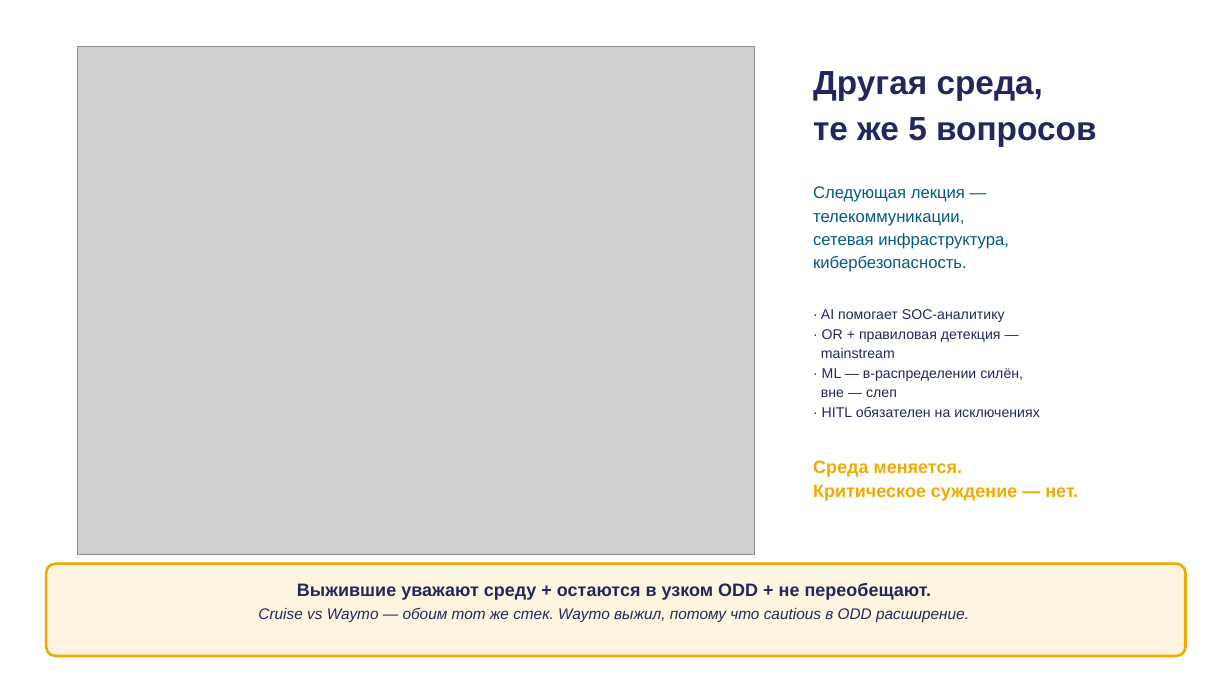
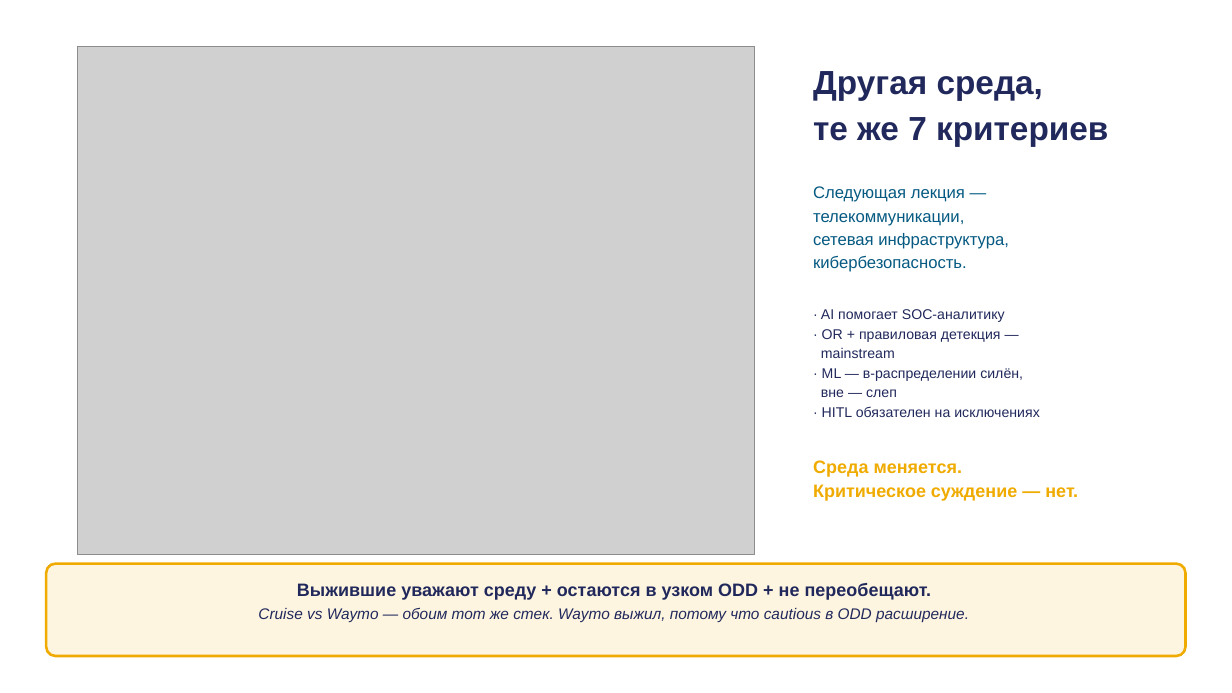
Before and after one commit to tellina-study/AI-usage-lessons, a slide deck: slide 41 of library/lectures/lec-13/rendered/lec-13.pptx. Drawn at 1232x693 pixels with LibreOffice and Linux fonts; fonts in the diff are those of the drawing; grey boxes stand for pictures. Boxes give left, top, right and bottom in pixels: in the first picture for what was removed or moved away, otherwise in the second. Text is boxed around its words. In the diff, an @@ line names an element or a change of style, - is before the commit and + after.

```diff
--- a/library/lectures/lec-13/rendered/lec-13.pptx
+++ b/library/lectures/lec-13/rendered/lec-13.pptx
@@ text at [813,117,1108,147]: text changed @@
-те же 5 вопросов
+те же 7 критериев
```
Also in this commit, not shown: 6 other slides changed, 2 other files.
